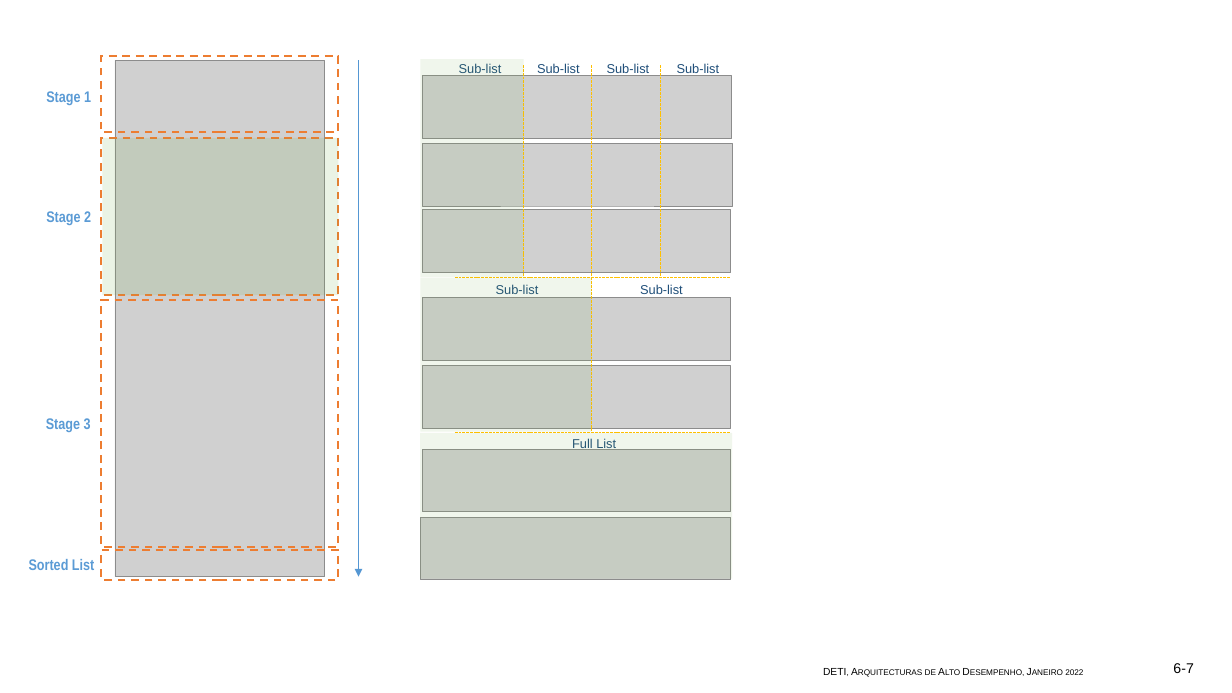
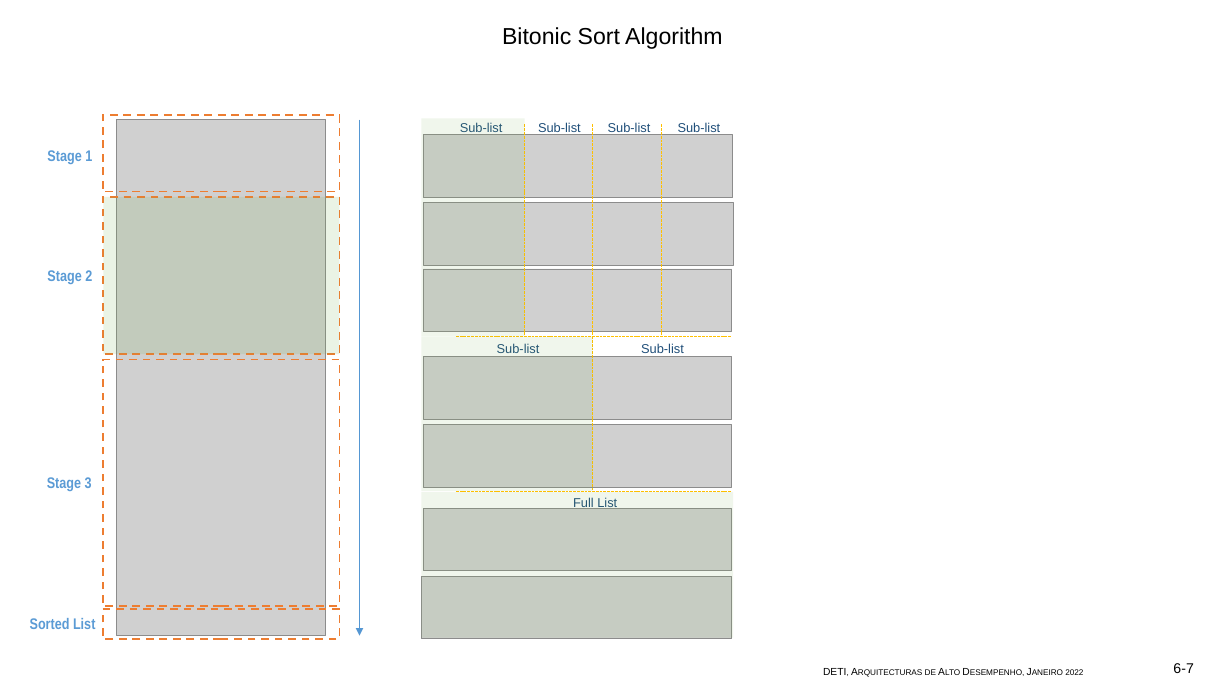
Before and after one commit to Pinto1088/AAD_2022, a slide deck: slide 6 of Assignment2/Apresentação1.pptx. Drawn at 1232x693 pixels with LibreOffice and Linux fonts; fonts in the diff are those of the drawing; grey boxes stand for pictures. Boxes give left, top, right and bottom in pixels: in the first picture for what was removed or moved away, otherwise in the second. Text is boxed around its words. In the diff, an @@ line names an element or a change of style, - is before the commit and + after.

```diff
--- a/Assignment2/Apresentação1.pptx
+++ b/Assignment2/Apresentação1.pptx
@@ text added at (502,27,723,49), 18 pt, text #000000 @@
+Bitonic Sort Algorithm
@@ 11 texts, 8 pictures, 8 rectangles, 5 lines, 1 arrow: place and size @@
-11 texts, 8 pictures, 8 rectangles, 5 lines, 1 arrow at (29,56,732,580)
+11 texts, 8 pictures, 8 rectangles, 5 lines, 1 arrow at (30,115,733,640)
```
Also in this commit, not shown: 5 other slides changed.
